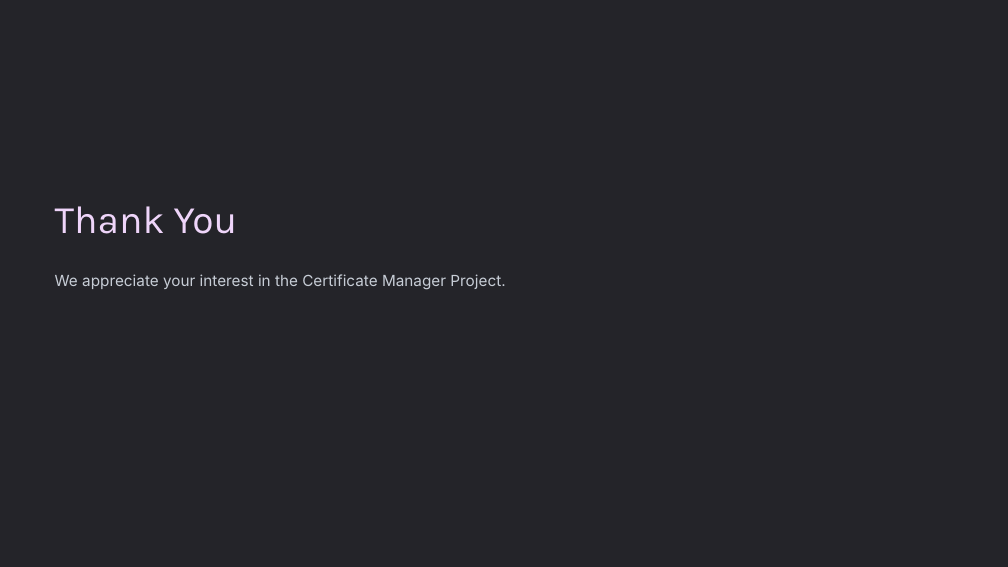
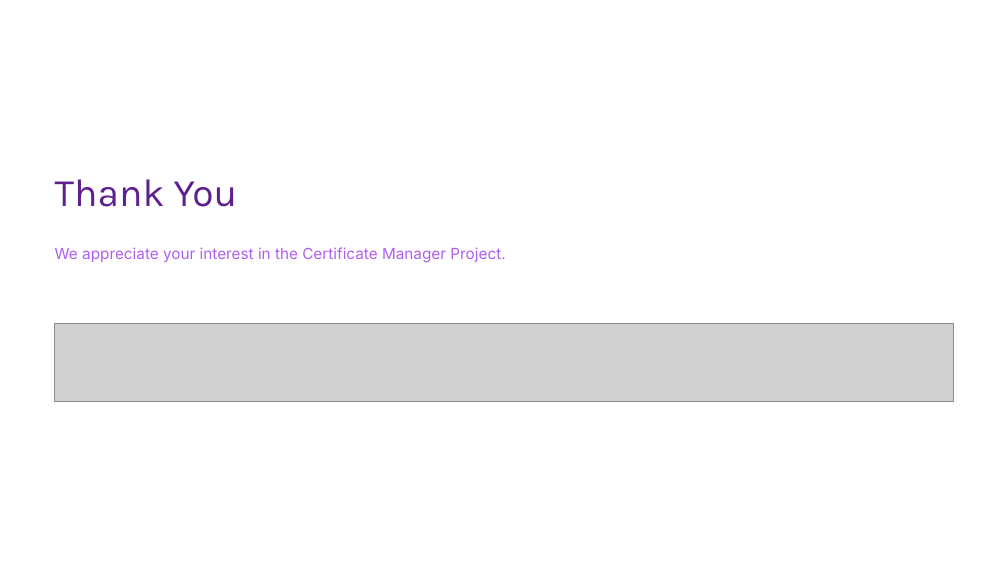
Before and after one commit to Zughayyar/JavaProject-Certificate-Manager, a slide deck: slide 10 of Presentation/Certificate-Manager-Project.pptx. Drawn at 1008x567 pixels with LibreOffice and Linux fonts; fonts in the diff are those of the drawing; grey boxes stand for pictures; background and template pictures are left out. Boxes give left, top, right and bottom in pixels: in the first picture for what was removed or moved away, otherwise in the second. Text is boxed around its words. In the diff, an @@ line names an element or a change of style, - is before the commit and + after.

```diff
--- a/Presentation/Certificate-Manager-Project.pptx
+++ b/Presentation/Certificate-Manager-Project.pptx
@@ rectangle at [0,0,1008,567]: fill #242429 to #FFFFFF @@
@@ text "Thank You": place and size @@
-text "Thank You" at [55,206,238,234]
+text "Thank You" at [55,179,238,207]
@@ text "Thank You" at [55,179,238,207]: text colour #EFD5FA to #5E208E @@
@@ text "We appreciate your interest in ...": place and size @@
-text "We appreciate your interest in ..." at [55,274,505,290]
+text "We appreciate your interest in ..." at [55,247,505,263]
@@ text "We appreciate your interest in ..." at [55,247,505,263]: text colour #C7CDD6 to #B05EF1 @@
@@ picture added at [55,323,953,401] @@
@@ rectangle added at [874,519,1008,567], fill #FFFFFF, outline #FFFFFF 1 pt @@
```
Also in this commit, not shown: 5 other slides changed, 4 slides added, 4 slides removed, 1 other file.
